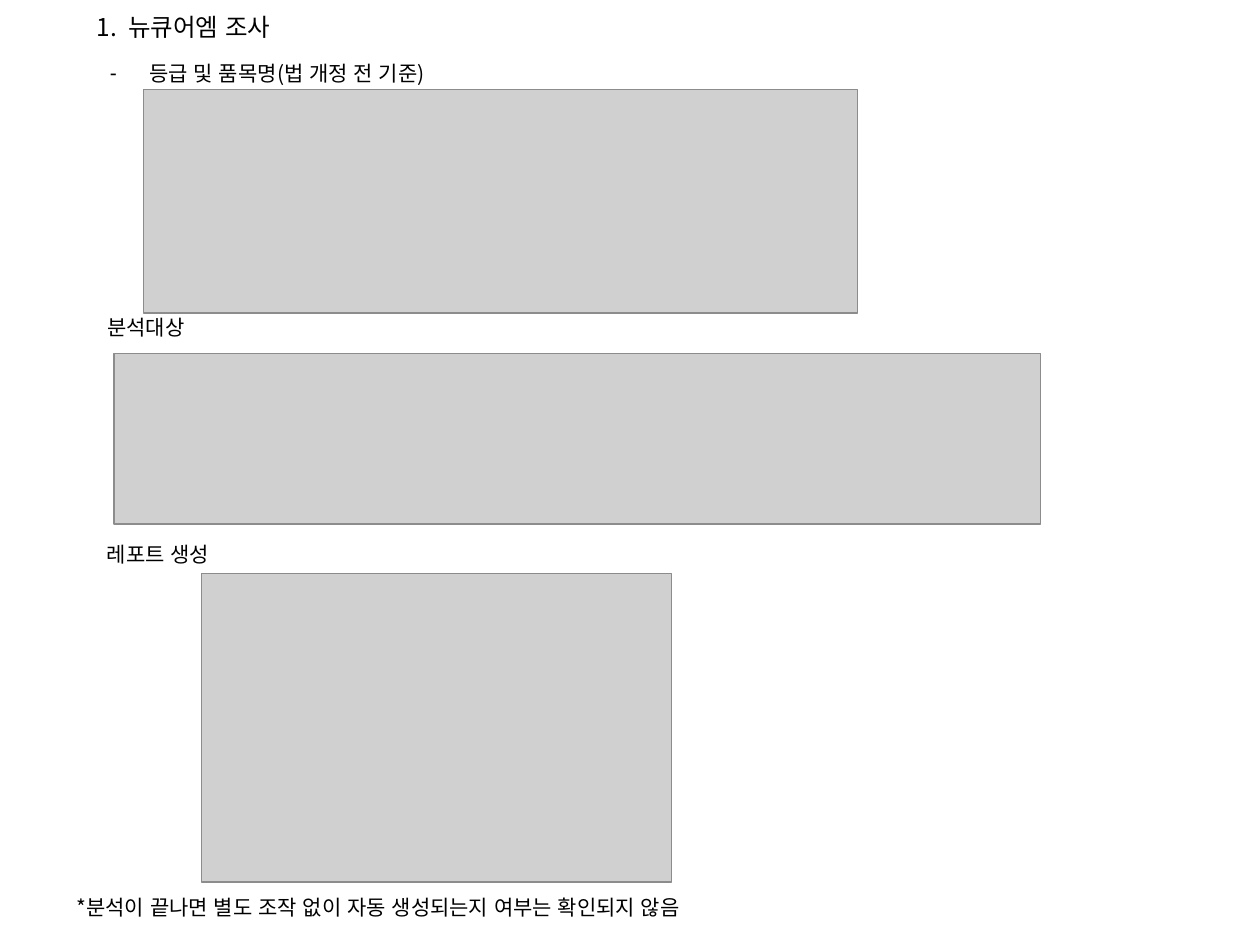
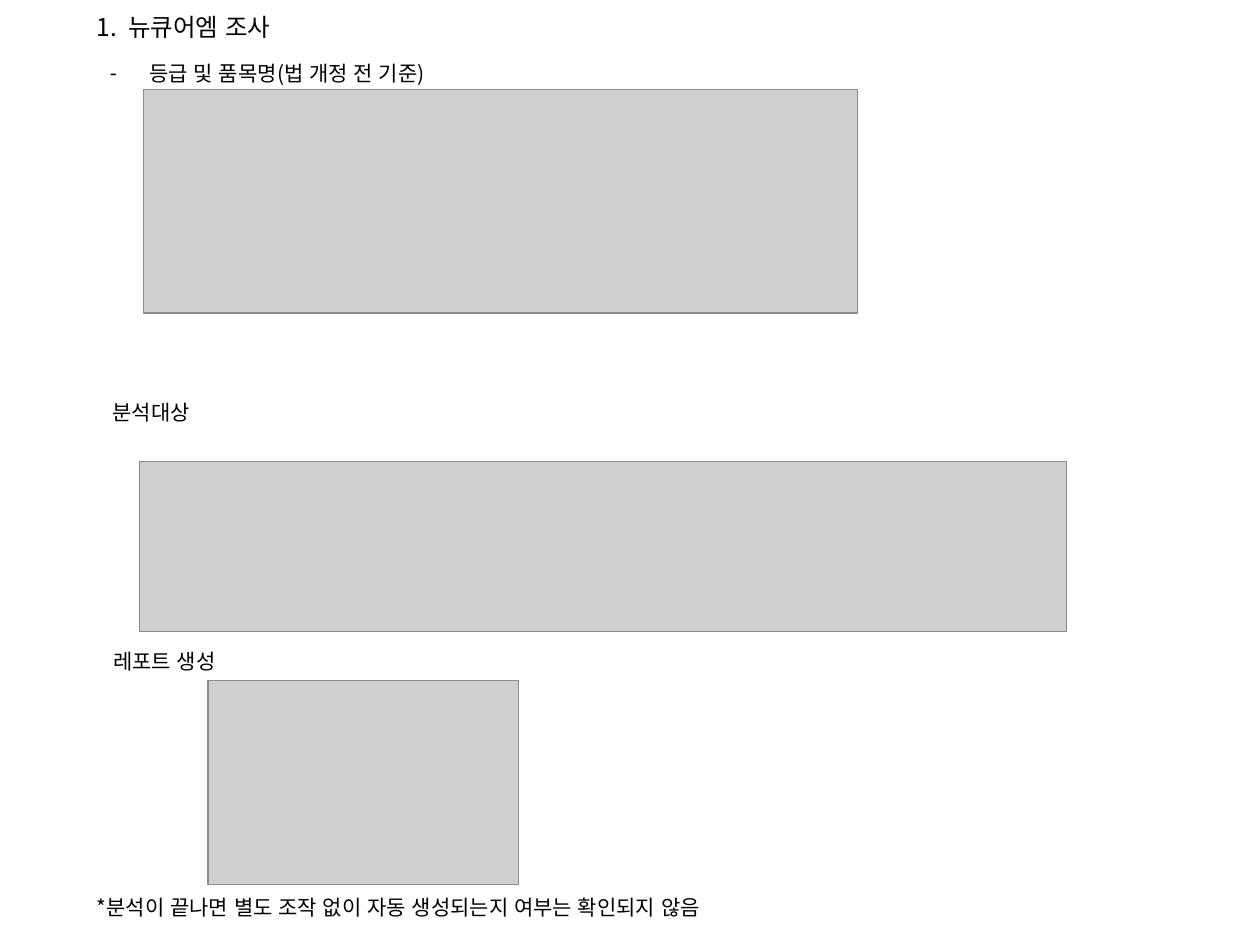
Before and after one commit to ckdtjs0911-glitch/Seony-example, a slide deck: slide 1 of meeting/1118_회의자료.pptx. Drawn at 1260x945 pixels with LibreOffice and Linux fonts; fonts in the diff are those of the drawing; grey boxes stand for pictures. Boxes give left, top, right and bottom in pixels: in the first picture for what was removed or moved away, otherwise in the second. Text is boxed around its words. In the diff, an @@ line names an element or a change of style, - is before the commit and + after.

```diff
--- a/meeting/1118_회의자료.pptx
+++ b/meeting/1118_회의자료.pptx
@@ text "분석대상" moved from (x1=107, y1=317, x2=184, y2=337) to (x1=113, y1=402, x2=190, y2=422) @@
@@ picture moved from (x1=115, y1=354, x2=1042, y2=524) to (x1=140, y1=461, x2=1067, y2=631) @@
@@ text "레포트 생성" moved from (x1=107, y1=544, x2=210, y2=564) to (x1=113, y1=651, x2=216, y2=671) @@
@@ picture resized from (x1=202, y1=573, x2=672, y2=882) to (x1=208, y1=680, x2=519, y2=885) @@
@@ text "*분석이 끝나면 별도 조작 없이 ..." moved from (x1=77, y1=897, x2=680, y2=917) to (x1=97, y1=897, x2=700, y2=917) @@
```
Also in this commit, not shown: 1 other slide changed, 1 other file.
